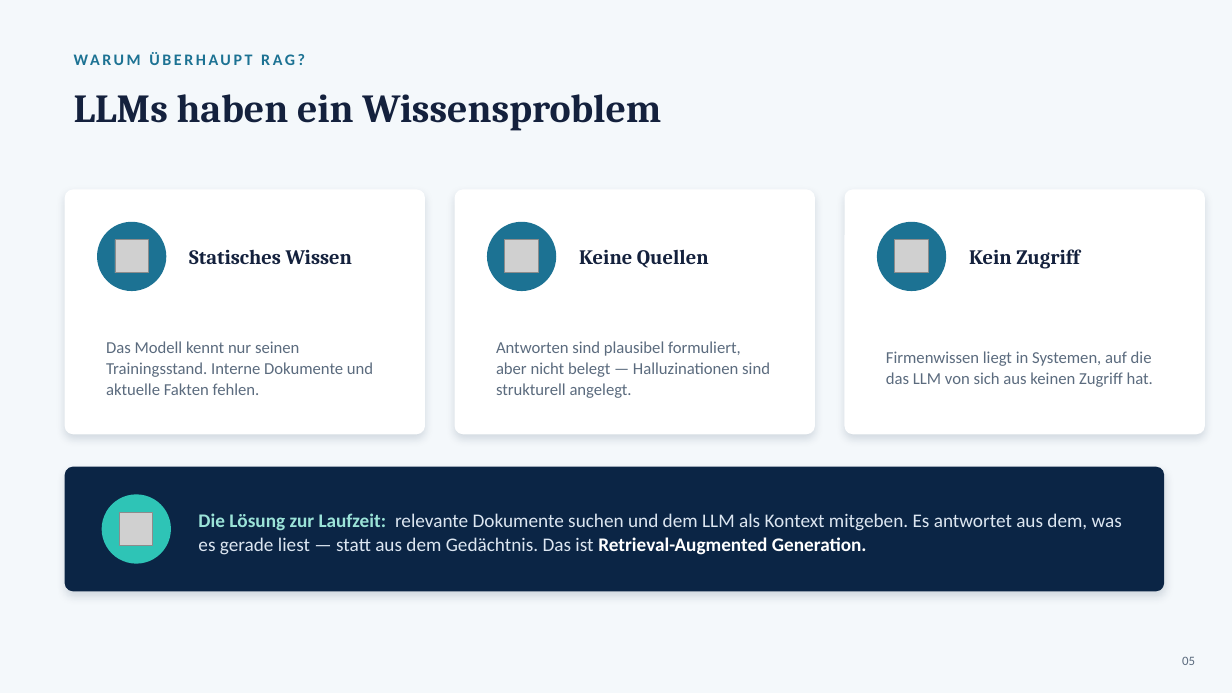
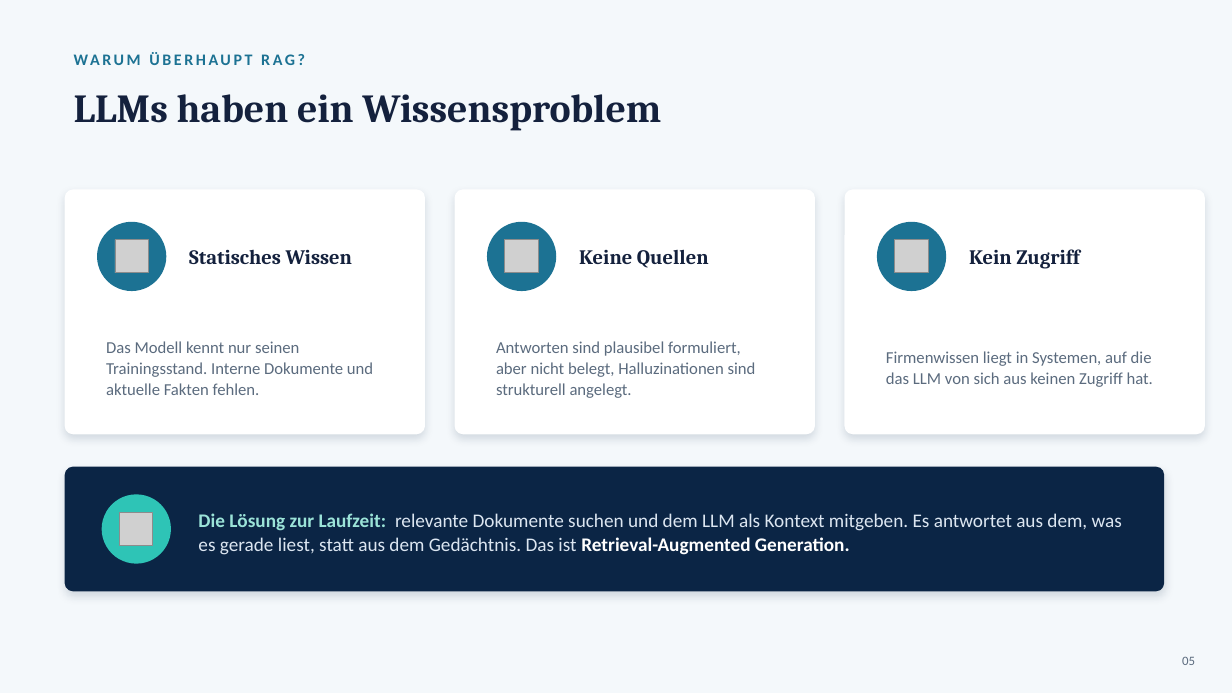
Before and after one commit to JBderLeuchtturm/nordlicht-workshop, a slide deck: slide 5 of RAG_Advanced_Folien.pptx. Drawn at 1232x693 pixels with LibreOffice and Linux fonts; fonts in the diff are those of the drawing; grey boxes stand for pictures. Boxes give left, top, right and bottom in pixels: in the first picture for what was removed or moved away, otherwise in the second. Text is boxed around its words. In the diff, an @@ line names an element or a change of style, - is before the commit and + after.

```diff
--- a/RAG_Advanced_Folien.pptx
+++ b/RAG_Advanced_Folien.pptx
@@ text at <box>496,341,756,398</box>: text changed @@
-Antworten sind plausibel formuliert, aber nicht belegt — Halluzinationen sind strukturell angelegt.
+Antworten sind plausibel formuliert, aber nicht belegt, Halluzinationen sind strukturell angelegt.
@@ text at <box>198,513,1122,555</box>: text changed @@
-Die Lösung zur Laufzeit: relevante Dokumente suchen und dem LLM als Kontext mitgeben. Es antwortet aus dem, was es gerade liest — statt aus dem Gedächtnis. Das ist Retrieval-Augmented Generation.
+Die Lösung zur Laufzeit: relevante Dokumente suchen und dem LLM als Kontext mitgeben. Es antwortet aus dem, was es gerade liest, statt aus dem Gedächtnis. Das ist Retrieval-Augmented Generation.
```
Also in this commit, not shown: 29 other slides changed, 1 slide removed.
